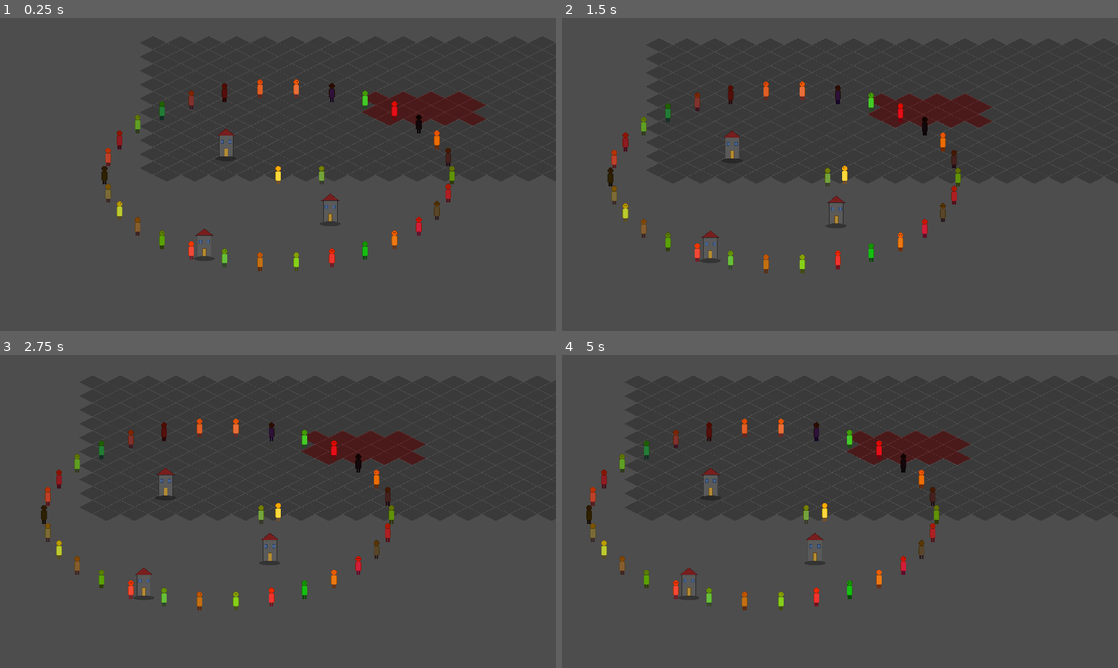
Above: before the commit, frames 1-4 (two rows, left to right).
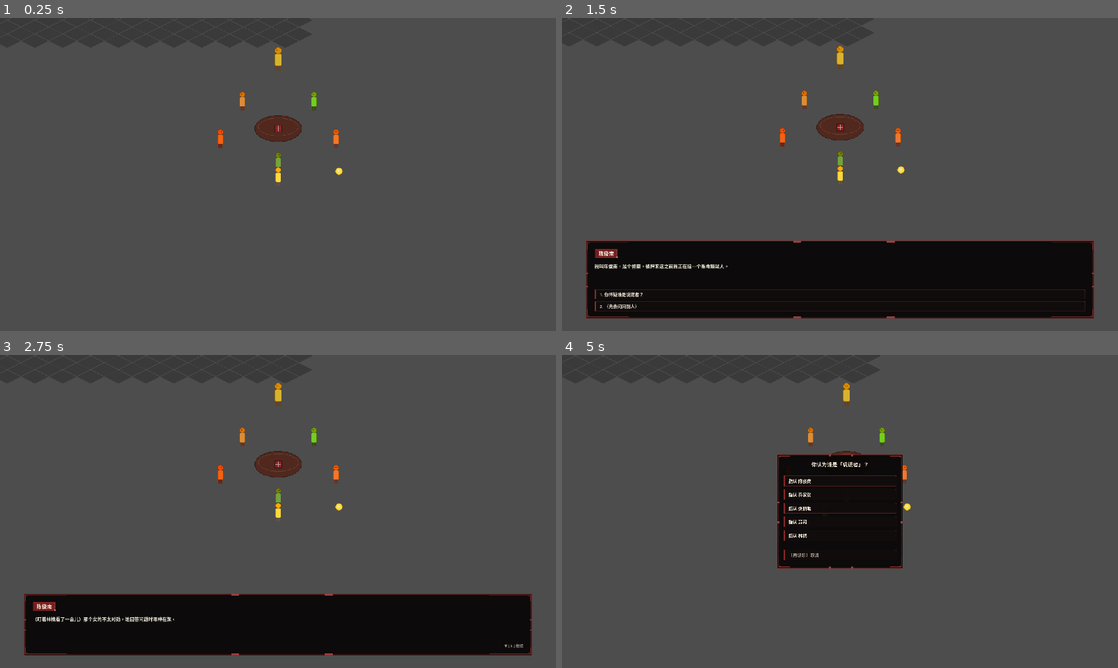
Above: after the commit, the same moments.

Repository: duancang8-ui/My-Game
Game: Godot game, scene res://src/scenes/world/interview_room.tscn
Two runs of this game, one before a commit and one after it. Both use one fixed random seed, a clock stepped at 60 frames per second and the inputs below. Before the commit the project starts from res://src/scenes/world/test_world.tscn.
Inputs (mouse positions are in pixels of both pictures, inside the frame that each line leads up to):
- Up to frame 1 (0.25 s): no input
- Up to frame 2 (1.5 s): tap Enter at 0.5 s; move the mouse to (962, 158) at 0.52 s; hold D (move_right) 0.53-1.25 s; hold E (interact) 0.53-1.25 s; click (962, 158) at 0.67 s; drag from (728, 190) to (856, 174) at 1.27 s
- Up to frame 3 (2.75 s): click (278, 630) at 2 s, where only the run after the commit has a clickable "1. 你怀疑谁是说谎者？"
- Up to frame 4 (5 s): tap Space at 2.75 s; move the mouse to (895, 442) at 2.77 s; hold D (move_right) 2.78-3.5 s; hold Shift 2.78-3.5 s; tap E (interact) at 3.05 s; drag from (812, 574) to (673, 464) at 3.52 s; move the mouse to (1006, 558) at 4.27 s; hold A (move_left) from 4.28 s (still down); hold E (interact) from 4.28 s (still down); tap Ctrl at 4.35 s

The runs differ from the first frame. In frame 1, 4.7% of the frame differs, in the area x 18-88%, y 5-81%; in frame 2, 27%, in the area x 4-96%, y 6-96%; in frame 3, 22%; in frame 4, 12%.

Commit message:
feat(liar_game): InterviewRoom scene + LiarRoomBuilder + Orchestrator (Tasks 4-5)
- New main_scene: interview_room.tscn
- LiarRoomBuilder: programmatically spawns table + 5 NPCs around it + sheep master + submit marker
- LiarGameOrchestrator: wires VOTE Interactable → VotePanel → Controller → Toast feedback
- Interactable.Type adds VOTE for level-submission triggers
- Integration verification: all 9 critical paths + 5 NPCs + master + table + marker spawn correctly

43/43 unit tests still pass.

Co-authored-by: Cursor <cursoragent@cursor.com>

Diff:
--- a/project.godot
+++ b/project.godot
@@ -12,7 +12,7 @@
 
 config/name="MyGame"
 config/description="《十日终焉》改编同人游戏 — 2.5D 等距规则怪谈轮回叙事"
-run/main_scene="uid://btestworld1p1"
+run/main_scene="uid://binterviewroom1"
 config/features=PackedStringArray("4.6", "Mobile")
 config/icon="res://icon.svg"
 
--- /dev/null
+++ b/src/scenes/world/interview_room.tscn
@@ -0,0 +1,48 @@
+[gd_scene load_steps=8 format=3 uid="uid://binterviewroom1"]
+
+[ext_resource type="TileSet" uid="uid://b3p1plctileset" path="res://src/assets/tiles/iso_tileset_placeholder.tres" id="1_tileset"]
+[ext_resource type="PackedScene" uid="uid://bplayerscene1" path="res://src/scenes/player/player.tscn" id="2_player"]
+[ext_resource type="PackedScene" uid="uid://bdialoguebox1" path="res://src/scenes/ui/dialogue_box.tscn" id="3_dlgbox"]
+[ext_resource type="Script" uid="uid://ddws0fkvtamqv" path="res://src/scripts/dialogue/dialogue_controller.gd" id="4_dlgctrl"]
+[ext_resource type="Script" uid="uid://osefbldh0b5r" path="res://src/scripts/liar_game/liar_room_builder.gd" id="5_builder"]
+[ext_resource type="Script" uid="uid://cyvsrqyho785c" path="res://src/scripts/liar_game/liar_game_controller.gd" id="6_ctrl"]
+[ext_resource type="Script" uid="uid://2foaf0jt400l" path="res://src/scripts/liar_game/liar_game_orchestrator.gd" id="7_orch"]
+[ext_resource type="Script" uid="uid://d2lqtadja4kaq" path="res://src/scripts/ui/vote_panel.gd" id="8_vote"]
+
+[node name="InterviewRoom" type="Node2D"]
+
+[node name="Ground" type="TileMapLayer" parent="."]
+tile_set = ExtResource("1_tileset")
+
+[node name="YSortContainer" type="Node2D" parent="."]
+y_sort_enabled = true
+
+[node name="Player" parent="YSortContainer" instance=ExtResource("2_player")]
+position = Vector2(400, 380)
+
+[node name="RoomBuilder" type="Node" parent="."]
+script = ExtResource("5_builder")
+ground_layer_path = NodePath("../Ground")
+ysort_path = NodePath("../YSortContainer")
+table_position = Vector2(400, 280)
+seat_radius = 140.0
+submit_marker_position = Vector2(540, 380)
+
+[node name="DialogueBox" parent="." instance=ExtResource("3_dlgbox")]
+
+[node name="DialogueController" type="Node" parent="."]
+script = ExtResource("4_dlgctrl")
+dialogue_box_path = NodePath("../DialogueBox")
+interactor_path = NodePath("../YSortContainer/Player/Interactor")
+
+[node name="VotePanel" type="CanvasLayer" parent="."]
+script = ExtResource("8_vote")
+
+[node name="LiarGameController" type="Node" parent="."]
+script = ExtResource("6_ctrl")
+
+[node name="LiarGameOrchestrator" type="Node" parent="."]
+script = ExtResource("7_orch")
+controller_path = NodePath("../LiarGameController")
+vote_panel_path = NodePath("../VotePanel")
+player_path = NodePath("../YSortContainer/Player")
--- a/src/scripts/interaction/interactable.gd
+++ b/src/scripts/interaction/interactable.gd
@@ -11,6 +11,7 @@
     DIALOGUE,       ## 触发对话（携带 dialogue_id）
     PICKUP,         ## 拾取物品（后续 plan 实装）
     SCENE_CHANGE,   ## 切换场景（后续 plan 实装）
+    VOTE,           ## 触发关卡投票面板（用于「说谎者」等）
 }
 
 @export var interaction_type: Type = Type.NONE
--- /dev/null
+++ b/src/scripts/liar_game/liar_game_orchestrator.gd
@@ -0,0 +1,68 @@
+extends Node
+
+# 「说谎者」关卡流程编排：
+# - 监听场景中 VOTE 类型 Interactable 的触发
+# - 弹出 VotePanel，玩家选择目标
+# - 把选择传给 LiarGameController
+# - 处理 WIN/LOSE 结果（Toast + 锁玩家）
+
+@export var controller_path: NodePath = NodePath("../LiarGameController")
+@export var vote_panel_path: NodePath = NodePath("../VotePanel")
+@export var player_path: NodePath = NodePath("../YSortContainer/Player")
+
+var _ctrl: LiarGameController
+var _panel: Node
+var _player: Node
+
+func _ready() -> void:
+    _ctrl = get_node_or_null(controller_path) as LiarGameController
+    _panel = get_node_or_null(vote_panel_path)
+    _player = get_node_or_null(player_path)
+    if _ctrl == null or _panel == null:
+        push_error("LiarGameOrchestrator: missing controller or vote_panel")
+        return
+    _ctrl.vote_submitted.connect(_on_vote_submitted)
+    _panel.vote_picked.connect(_on_vote_picked)
+    # 监听整个场景树中的所有 Interactable
+    _connect_all_interactables(get_tree().root)
+
+func _connect_all_interactables(node: Node) -> void:
+    if node is Interactable:
+        var inter := node as Interactable
+        if not inter.interaction_triggered.is_connected(_on_interaction):
+            inter.interaction_triggered.connect(_on_interaction)
+    for child in node.get_children():
+        _connect_all_interactables(child)
+
+func _on_interaction(interactable: Interactable) -> void:
+    if interactable.interaction_type != Interactable.Type.VOTE:
+        return  # DIALOGUE 等其他类型已由 DialogueController 处理
+    if _ctrl.state == LiarGameController.State.SUBMITTED:
+        if Toast != null:
+            Toast.show_info("你已提交过答案了。")
+        return
+    _panel.show_for_npcs(LiarNpcId.ALL)
+
+func _on_vote_picked(npc_id: String) -> void:
+    _ctrl.submit_vote(npc_id)
+
+func _on_vote_submitted(target_id: String, result: int) -> void:
+    var target_name: String = LiarNpcId.name_of(target_id)
+    match result:
+        LiarGameController.Result.WIN:
+            if Toast != null:
+                Toast.show_success("识破了！「说谎者」就是 %s ✓" % target_name)
+        LiarGameController.Result.LOSE:
+            if Toast != null:
+                Toast.show_error("失败！%s 不是说谎者。全员被人羊制裁。" % target_name)
+            _lock_player()
+
+func _lock_player() -> void:
+    if _player != null:
+        _player.set_physics_process(false)
+        if _player.has_method("set"):
+            _player.set("velocity", Vector2.ZERO)
+        # 视觉变暗
+        var modulate := Color(0.4, 0.3, 0.3, 1.0)
+        if _player is CanvasItem:
+            (_player as CanvasItem).modulate = modulate
--- /dev/null
+++ b/src/scripts/liar_game/liar_room_builder.gd
@@ -0,0 +1,144 @@
+extends Node
+
+# 在 interview_room 场景里程序化生成围桌 5 NPC + 主理人 + 提交标记
+# 避免在 .tscn 中重复粘 50 多个节点
+
+@export var ground_layer_path: NodePath = NodePath("../Ground")
+@export var ysort_path: NodePath = NodePath("../YSortContainer")
+@export var table_position: Vector2 = Vector2(400, 320)
+@export var seat_radius: float = 140.0
+@export var submit_marker_position: Vector2 = Vector2(400, 240)
+
+const TABLE_TEX: Texture2D = preload("res://src/assets/characters/table_placeholder.png")
+const NPC_TEX: Texture2D = preload("res://src/assets/characters/player_placeholder.png")
+const SUBMIT_TEX: Texture2D = preload("res://src/assets/characters/submit_marker.png")
+const SHEEP_COLOR: Color = Color(0.85, 0.82, 0.75, 1.0)   # 人羊·张强（戴山羊面具）灰白色
+
+const TILE_GROUND: Vector2i = Vector2i(0, 0)
+const TILE_DANGER: Vector2i = Vector2i(1, 0)
+
+func _ready() -> void:
+    _build_ground()
+    _spawn_table()
+    _spawn_sheep_npc()
+    _spawn_seated_npcs()
+    _spawn_submit_marker()
+
+func _build_ground() -> void:
+    var ground: TileMapLayer = get_node_or_null(ground_layer_path) as TileMapLayer
+    if ground == null:
+        push_error("LiarRoomBuilder: Ground TileMapLayer not found")
+        return
+    # 12 × 8 小房间
+    for x in range(-6, 7):
+        for y in range(-4, 5):
+            ground.set_cell(Vector2i(x, y), 0, TILE_GROUND)
+
+func _spawn_table() -> void:
+    var ysort: Node2D = get_node_or_null(ysort_path) as Node2D
+    if ysort == null: return
+    var table_body: StaticBody2D = StaticBody2D.new()
+    table_body.name = "Table"
+    table_body.position = table_position
+    var sprite: Sprite2D = Sprite2D.new()
+    sprite.texture = TABLE_TEX
+    table_body.add_child(sprite)
+    var col: CollisionShape2D = CollisionShape2D.new()
+    var shape: RectangleShape2D = RectangleShape2D.new()
+    shape.size = Vector2(108, 70)
+    col.shape = shape
+    table_body.add_child(col)
+    ysort.add_child(table_body)
+
+func _spawn_sheep_npc() -> void:
+    # 主理人·人羊（张强）站在桌子上方
+    var ysort: Node2D = get_node_or_null(ysort_path) as Node2D
+    if ysort == null: return
+    var sheep: CharacterBody2D = CharacterBody2D.new()
+    sheep.name = "PersonSheep_ZhangQiang"
+    sheep.position = table_position + Vector2(0, -160)   ## 在房间最上方
+    var sprite: Sprite2D = Sprite2D.new()
+    sprite.texture = NPC_TEX
+    sprite.modulate = SHEEP_COLOR
+    sprite.scale = Vector2(1.25, 1.25)   # 略大，体现"主理人"地位
+    sheep.add_child(sprite)
+    var col: CollisionShape2D = CollisionShape2D.new()
+    var shape: CircleShape2D = CircleShape2D.new()
+    shape.radius = 10
+    col.shape = shape
+    col.position = Vector2(0, 16)
+    sheep.add_child(col)
+    ysort.add_child(sheep)
+
+func _spawn_seated_npcs() -> void:
+    var ysort: Node2D = get_node_or_null(ysort_path) as Node2D
+    if ysort == null: return
+    var interactable_script: Script = load("res://src/scripts/interaction/interactable.gd")
+    var n: int = LiarNpcId.ALL.size()
+    for i in range(n):
+        var npc_id: String = LiarNpcId.ALL[i]
+        var angle: float = (float(i) / float(n)) * TAU + PI / 2.0  # 从下方开始顺时针环坐
+        var pos: Vector2 = table_position + Vector2(cos(angle), sin(angle) * 0.55) * seat_radius
+
+        var body: CharacterBody2D = CharacterBody2D.new()
+        body.name = "NPC_" + npc_id
+        body.position = pos
+
+        var sprite: Sprite2D = Sprite2D.new()
+        sprite.texture = NPC_TEX
+        sprite.modulate = LiarNpcId.COLORS[npc_id]
+        body.add_child(sprite)
+
+        var col: CollisionShape2D = CollisionShape2D.new()
+        var shape: CircleShape2D = CircleShape2D.new()
+        shape.radius = 8
+        col.shape = shape
+        col.position = Vector2(0, 14)
+        body.add_child(col)
+
+        # 挂 Interactable
+        var inter: Area2D = Area2D.new()
+        inter.name = "Interactable"
+        inter.set_script(interactable_script)
+        inter.collision_layer = 2
+        inter.collision_mask = 0
+        inter.set("interaction_type", 1)  # Interactable.Type.DIALOGUE
+        inter.set("dialogue_id", LiarNpcId.dialogue_id_of(npc_id))
+        inter.set("prompt_text", "[E] 与 %s 交谈" % LiarNpcId.name_of(npc_id))
+        var ishape: CollisionShape2D = CollisionShape2D.new()
+        var icirc: CircleShape2D = CircleShape2D.new()
+        icirc.radius = 32
+        ishape.shape = icirc
+        ishape.position = Vector2(0, 14)
+        inter.add_child(ishape)
+        body.add_child(inter)
+
+        ysort.add_child(body)
+
+func _spawn_submit_marker() -> void:
+    var ysort: Node2D = get_node_or_null(ysort_path) as Node2D
+    if ysort == null: return
+    var interactable_script: Script = load("res://src/scripts/interaction/interactable.gd")
+    var marker: Node2D = Node2D.new()
+    marker.name = "SubmitMarker"
+    marker.position = submit_marker_position
+
+    var sprite: Sprite2D = Sprite2D.new()
+    sprite.texture = SUBMIT_TEX
+    marker.add_child(sprite)
+
+    var inter: Area2D = Area2D.new()
+    inter.name = "Interactable"
+    inter.set_script(interactable_script)
+    inter.collision_layer = 2
+    inter.collision_mask = 0
+    inter.set("interaction_type", 4)  # Interactable.Type.VOTE
+    inter.set("prompt_text", "[E] 提交你的答案")
+    var ishape: CollisionShape2D = CollisionShape2D.new()
+    var icirc: CircleShape2D = CircleShape2D.new()
+    icirc.radius = 28
+    ishape.shape = icirc
+    inter.add_child(ishape)
+    marker.add_child(inter)
+
+    ysort.add_child(marker)
Binary file added: src/assets/characters/submit_marker.png
Not shown, added: src/assets/characters/submit_marker.png.import
Binary file added: src/assets/characters/table_placeholder.png
Not shown, added: src/assets/characters/table_placeholder.png.import
Not shown, added: src/scripts/liar_game/liar_game_orchestrator.gd.uid
Not shown, added: src/scripts/liar_game/liar_room_builder.gd.uid
